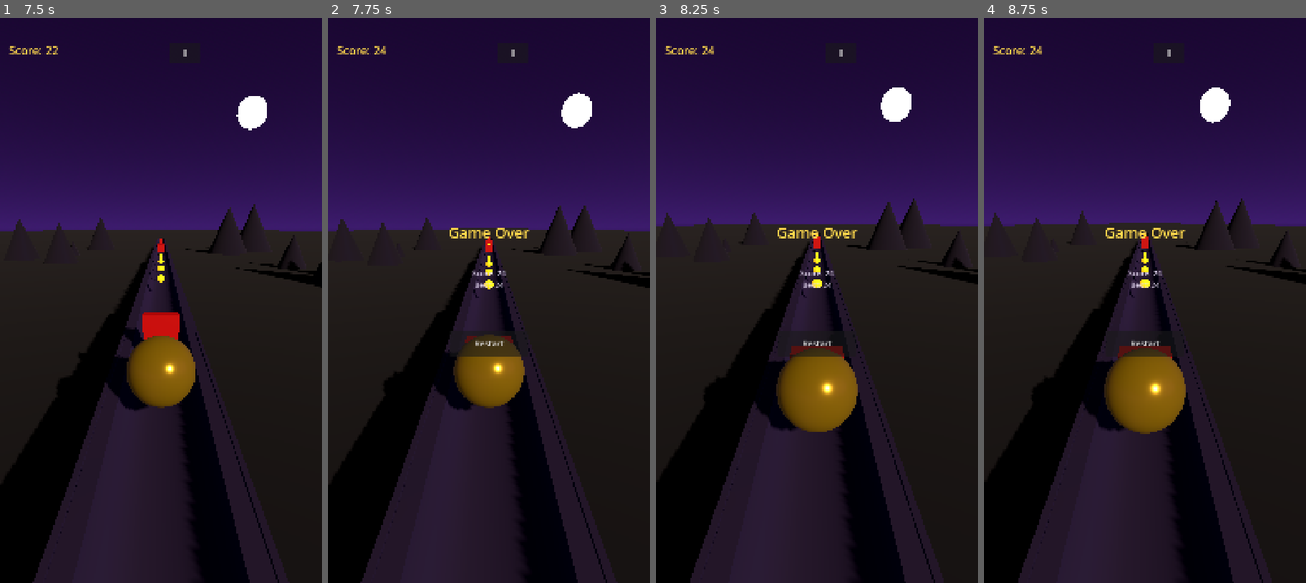
Above: before the commit, frames 1-4 (left to right).
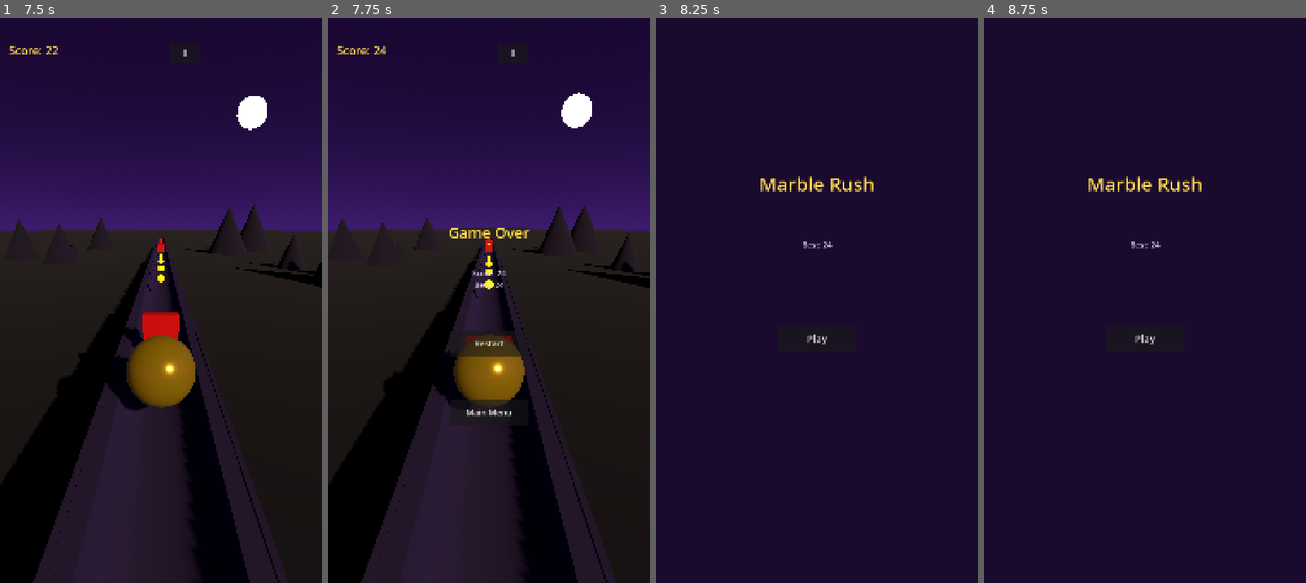
Above: after the commit, the same moments.

Repository: Ebrahassad/marble-rush
Game: Godot game, scene res://scenes/MainMenu.tscn
Same seed, same stepped clock (60 frames per second), same inputs: the game is played once before the commit and once after it.
Inputs (mouse positions are in pixels of both pictures, inside the frame that each line leads up to):
- Up to frame 1 (7.5 s): click "Play" at 0.5 s; click "II" at 1.25 s; click "Main Menu" at 2 s; click "Play" at 2.75 s; click "II" at 3.5 s; click "Resume" at 4.25 s; click "II" at 5 s; click "Resume" at 5.75 s; move the mouse to (231, 266) at 6.52 s; click (231, 266) at 6.67 s; drag from (96, 323) to (144, 413) at 7.27 s
- Up to frame 2 (7.75 s): no input
- Up to frame 3 (8.25 s): click (817, 413) at 8 s, where only the run after the commit has a clickable "Main Menu"
- Up to frame 4 (8.75 s): no input

Frame 1 is identical in both runs. In frame 2, 0.2% of the frame differs, in the area x 43-57%, y 67-71%; in frame 3, 42%, in the area x 0-100%, y 4-100%; in frame 4, 42%.

Commit message:
Fix jump swipe detection and add Main Menu button to Game Over screen

Diff:
--- a/scenes/Main.tscn
+++ b/scenes/Main.tscn
@@ -154,6 +154,18 @@
 theme_override_colors/font_color = Color(1, 0.85, 0.3, 1)
 text = "Game Over"
 
+[node name="MenuButtonGameOver" type="Button" parent="HUD/GameOverPanel"]
+anchor_left = 0.5
+anchor_top = 0.68
+anchor_right = 0.5
+anchor_bottom = 0.68
+offset_left = -130.0
+offset_right = 130.0
+offset_top = 0.0
+offset_bottom = 85.0
+theme_override_font_sizes/font_size = 28
+text = "Main Menu"
+
 [node name="RestartButton" type="Button" parent="HUD/GameOverPanel"]
 anchor_left = 0.5
 anchor_top = 0.56
@@ -170,3 +182,4 @@
 [connection signal="pressed" from="HUD/PausePanel/ResumeButton" to="HUD" method="_on_resume_pressed"]
 [connection signal="pressed" from="HUD/PausePanel/MenuButton" to="HUD" method="_on_menu_pressed"]
 [connection signal="pressed" from="HUD/GameOverPanel/RestartButton" to="HUD" method="_on_restart_pressed"]
+[connection signal="pressed" from="HUD/GameOverPanel/MenuButtonGameOver" to="HUD" method="_on_menu_pressed"]
